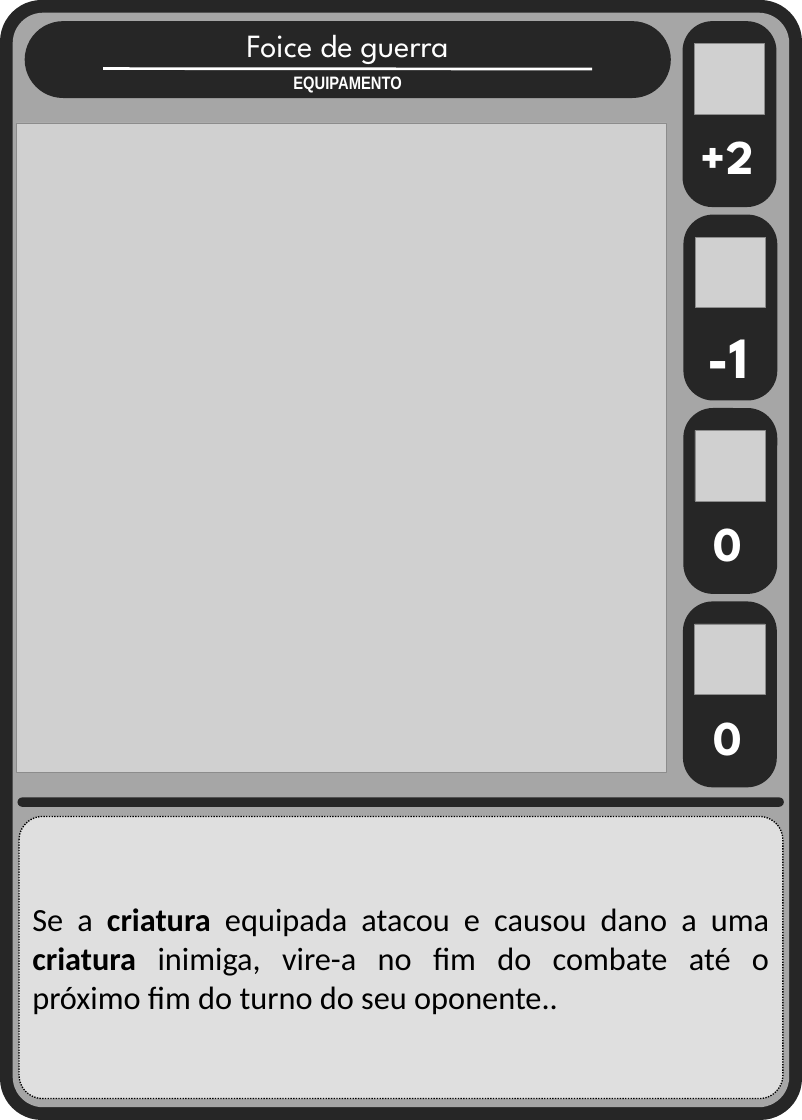
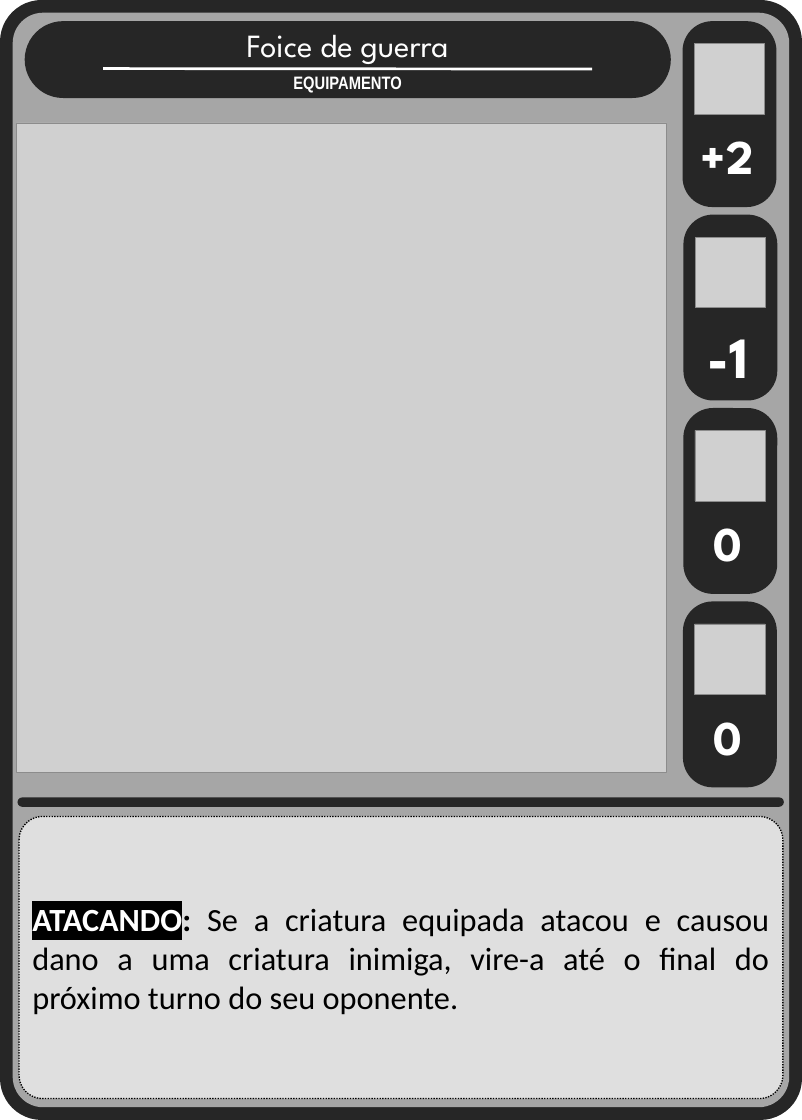
Before and after one commit to Aleyxom/Minimalist-Card-Game, a slide deck: slide 6 of slides tipos cartas/equipamentos.pptx. Drawn at 802x1120 pixels with LibreOffice and Linux fonts; fonts in the diff are those of the drawing; grey boxes stand for pictures. Boxes give left, top, right and bottom in pixels: in the first picture for what was removed or moved away, otherwise in the second. Text is boxed around its words. In the diff, an @@ line names an element or a change of style, - is before the commit and + after.

```diff
--- a/slides tipos cartas/equipamentos.pptx
+++ b/slides tipos cartas/equipamentos.pptx
@@ text in rounded rectangle at [32, 904, 770, 1015]: text changed @@
-Se a criatura equipada atacou e causou dano a uma criatura inimiga, vire-a no fim do combate até o próximo fim do turno do seu oponente..
+ATACANDO: Se a criatura equipada atacou e causou dano a uma criatura inimiga, vire-a até o final do próximo turno do seu oponente.
```
Also in this commit, not shown: 6 other slides changed, 1 slide added, 7 other files.
